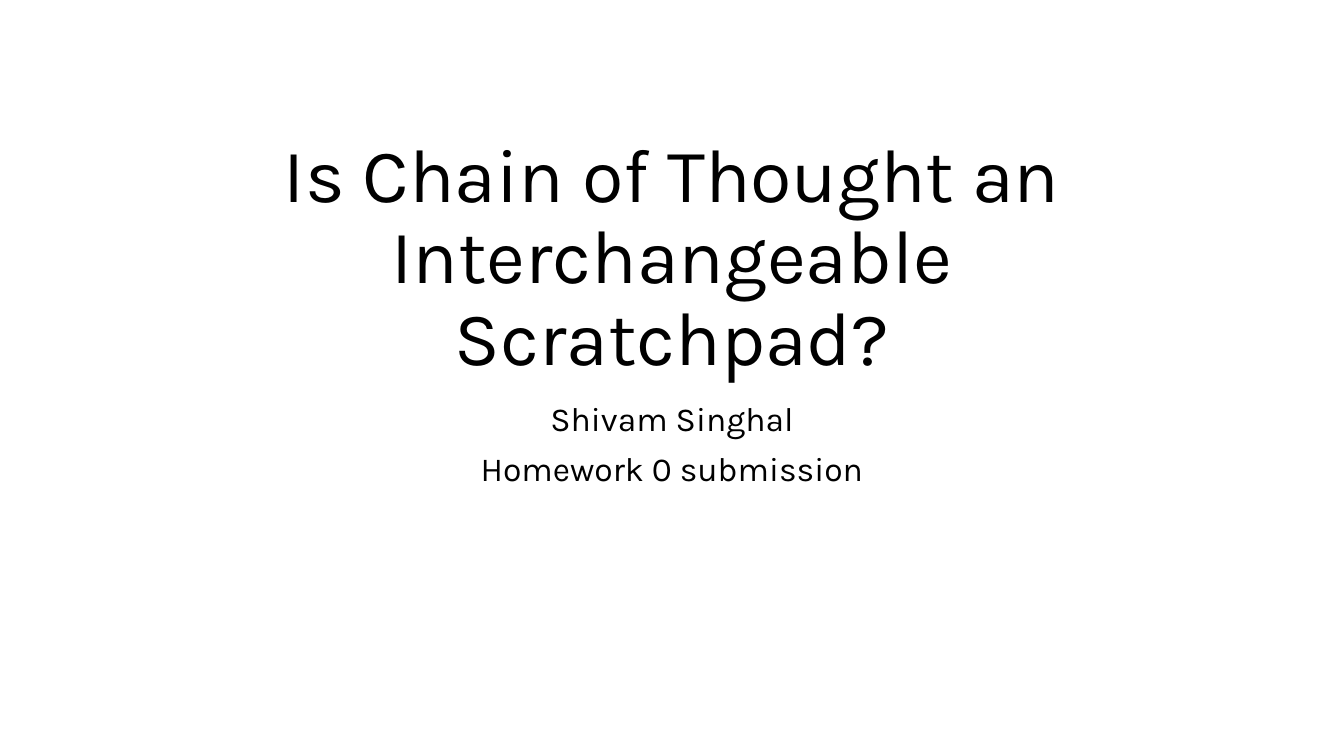
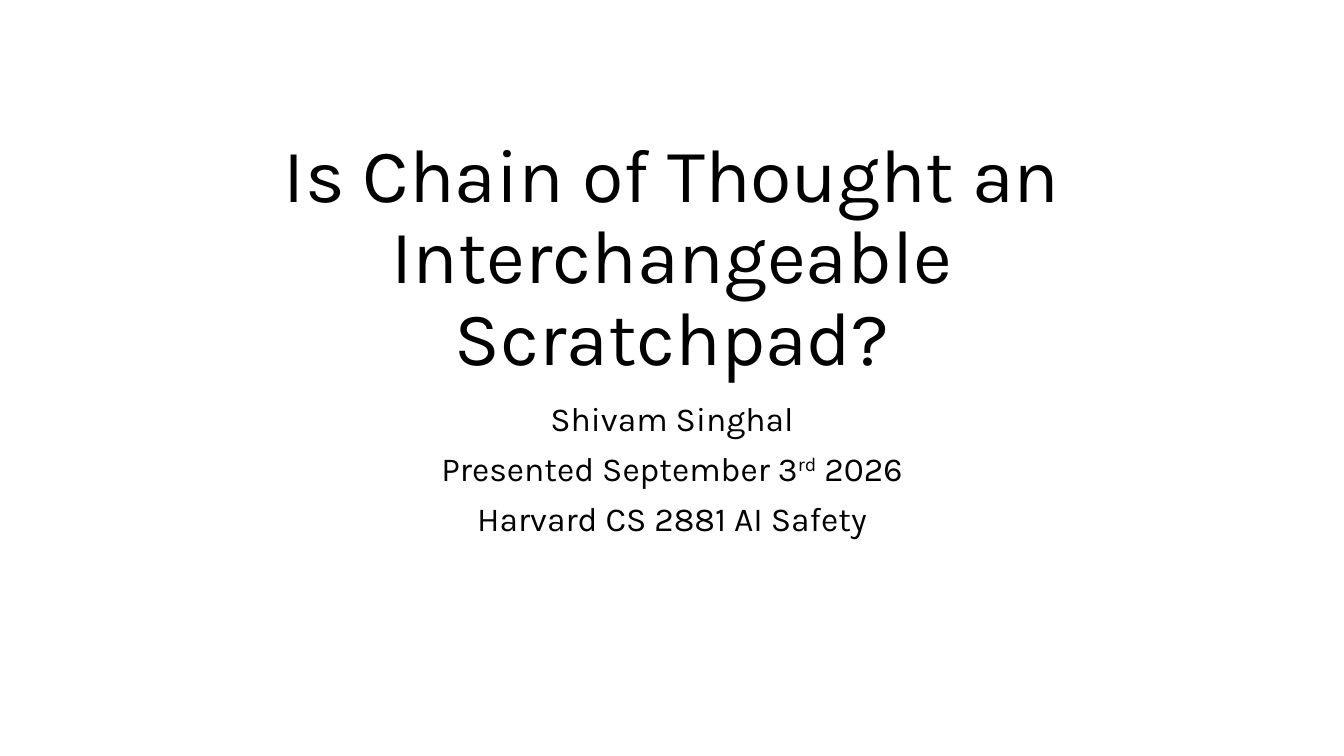
Before and after one commit to Shivsi7/internalisation_externalisation_of_J-lens, a slide deck: slide 1 of presentation/Is Chain of Thought an Interchangeable Scratchpad.pptx. Drawn at 1344x756 pixels with LibreOffice and Linux fonts; fonts in the diff are those of the drawing. Boxes give left, top, right and bottom in pixels: in the first picture for what was removed or moved away, otherwise in the second. Text is boxed around its words. In the diff, an @@ line names an element or a change of style, - is before the commit and + after.

```diff
--- a/presentation/Is Chain of Thought an Interchangeable Scratchpad.pptx
+++ b/presentation/Is Chain of Thought an Interchangeable Scratchpad.pptx
@@ subtitle at <box>441,458,902,540</box>: text changed @@
-Homework 0 submission
+Presented September 3rd 2026
+Harvard CS 2881 AI Safety
```
Also in this commit, not shown: 1 other file.
